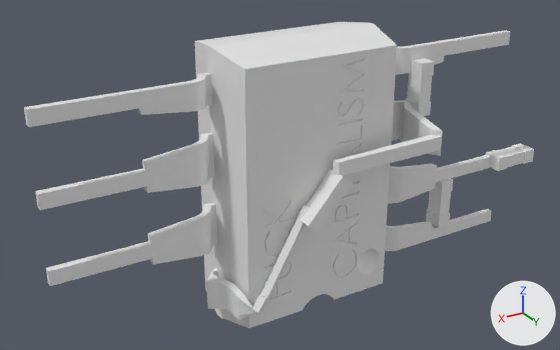
An edit to the Blender file blender/3d circuits/opamp/opamp.blend, drawn before and after from the same camera.
Before and after are seen from a 50 mm camera at (17.7, 27.2, 15.8) aimed at (4.7, 5.5, 4.9). The lights are fixed; the arrows at lower right show +X, +Y and +Z.

In view in the first picture: '0603resistorapprox', '0603resistorapprox.001', '0603resistorapprox.002', '0603resistorapprox.003', '8-pin-dip'.
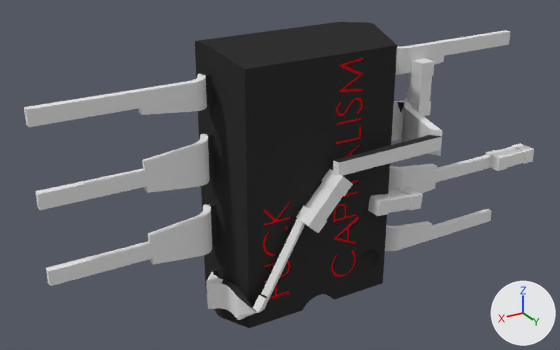
The newer file is also turned or shifted as a whole; pictures and numbers use the older file's frame.

What differs and where, as boxes [x1, y1, x2, y2] in the pictures (560 x 350 px):
'0603resistorapprox', moved, turned
    before: [426, 178, 453, 228]
    after: [368, 187, 423, 216]
part 1 of me_8_pin_dip, recoloured (white to black)
    both: [195, 22, 442, 328]
part 2 of me_8_pin_dip, recoloured (white to red)
    both: [263, 57, 364, 299]

The edits, one by one:
Material 'Material' (mat_material) is new.
Its base color is (0.0331, 0.0331, 0.0331) (black #333333).
Material 'Material.002' (mat_material_002) is new.
Its base color is (0.8, 0.00618, 0.011) (red #e7121b).
Material 'Material.001' (mat_material_001) is new.
Its base color is (0.8, 0.8, 0.8) (white #e7e7e7).
me_8_pin_dip has 1841 vertices, 3658 faces and spans x -5.2..13.3, y 4.1..8.6, z 0.0..9.9.
me_8_pin_dip is used by ob_8_pin_dip; location (0.0, 0.0, 0.0).
me_8_pin_dip part 1: 2466 of the faces centred in x -0.2..7.7, y 4.1..8.3, z 0.0..9.9 switch from no material to mat_material (black #333333).
me_8_pin_dip part 2: 413 of the faces centred in x 2.6..6.4, y 7.3..7.4, z 1.2..9.2 switch from no material to mat_material_002 (red #e7121b).
me_8_pin_dip now uses material mat_material_001 (white #e7e7e7).
Object '0603resistorapprox' (ob_0603resistorapprox) moves from (-2.11, 5.78, 3.47) to (0.11, 7.14, 4.01).
Object '0603resistorapprox' (ob_0603resistorapprox) turns from (-90, 90, 0) to (-90, -5.7, 0) degrees about x, y and z.
